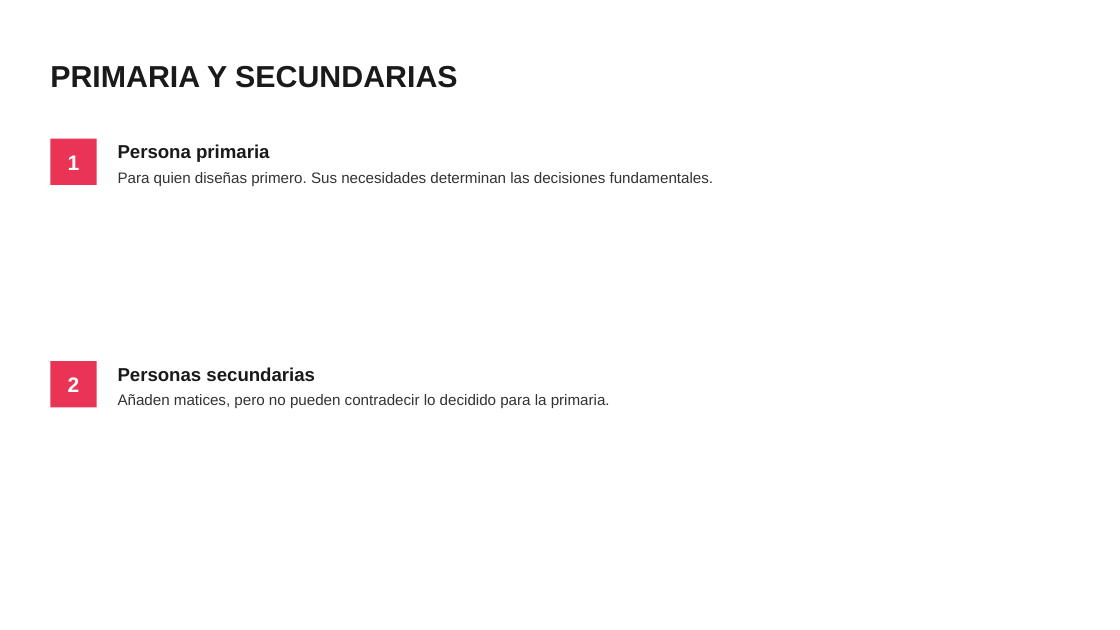
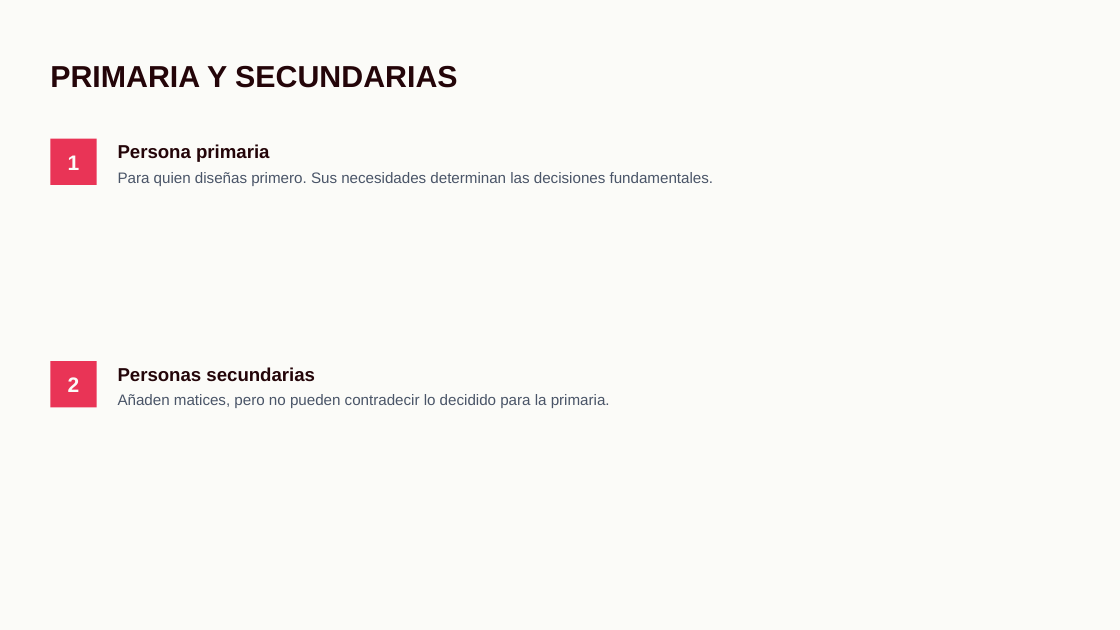
Before and after one commit to envasador/diseno-interfaces-web, a slide deck: slide 4 of docs/orbitas/orbita1/slides/pptx/orbita1_02_que_es_una_persona.pptx. Drawn at 1120x630 pixels with LibreOffice and Linux fonts; fonts in the diff are those of the drawing. Boxes give left, top, right and bottom in pixels: in the first picture for what was removed or moved away, otherwise in the second. Text is boxed around its words. In the diff, an @@ line names an element or a change of style, - is before the commit and + after.

```diff
--- a/docs/orbitas/orbita1/slides/pptx/orbita1_02_que_es_una_persona.pptx
+++ b/docs/orbitas/orbita1/slides/pptx/orbita1_02_que_es_una_persona.pptx
@@ background #FFFFFF to #FBFBF8 @@
@@ text "Para quien diseñas primero. Sus ..." at (118, 172, 713, 186): text colour #333333 to #4A5568 @@
@@ text colour #1A1A1A to #240509 in 3 elements at (50, 65, 457, 88), (118, 144, 269, 162), (118, 367, 315, 382) @@
@@ text "Añaden matices, pero no pueden ..." at (118, 394, 610, 408): text colour #333333 to #4A5568 @@
```
Also in this commit, not shown: 4 other slides changed, 24 other files.
